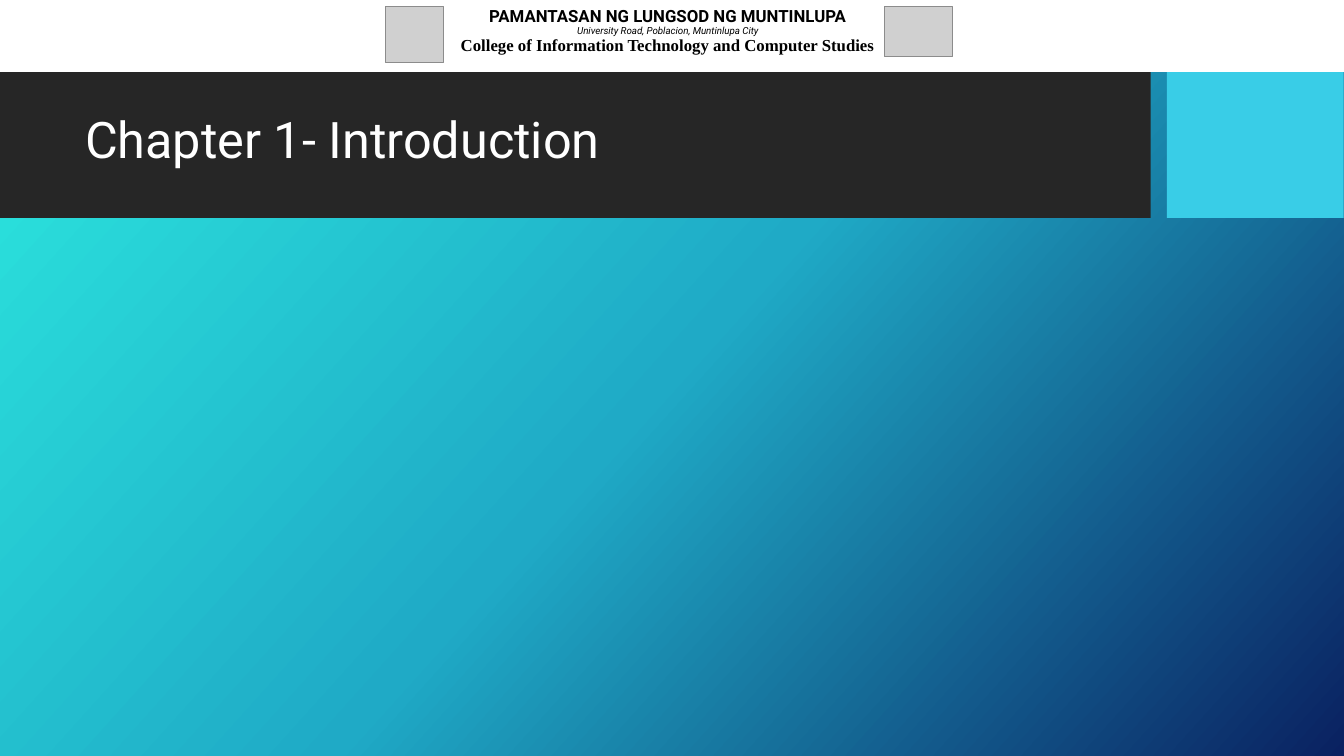
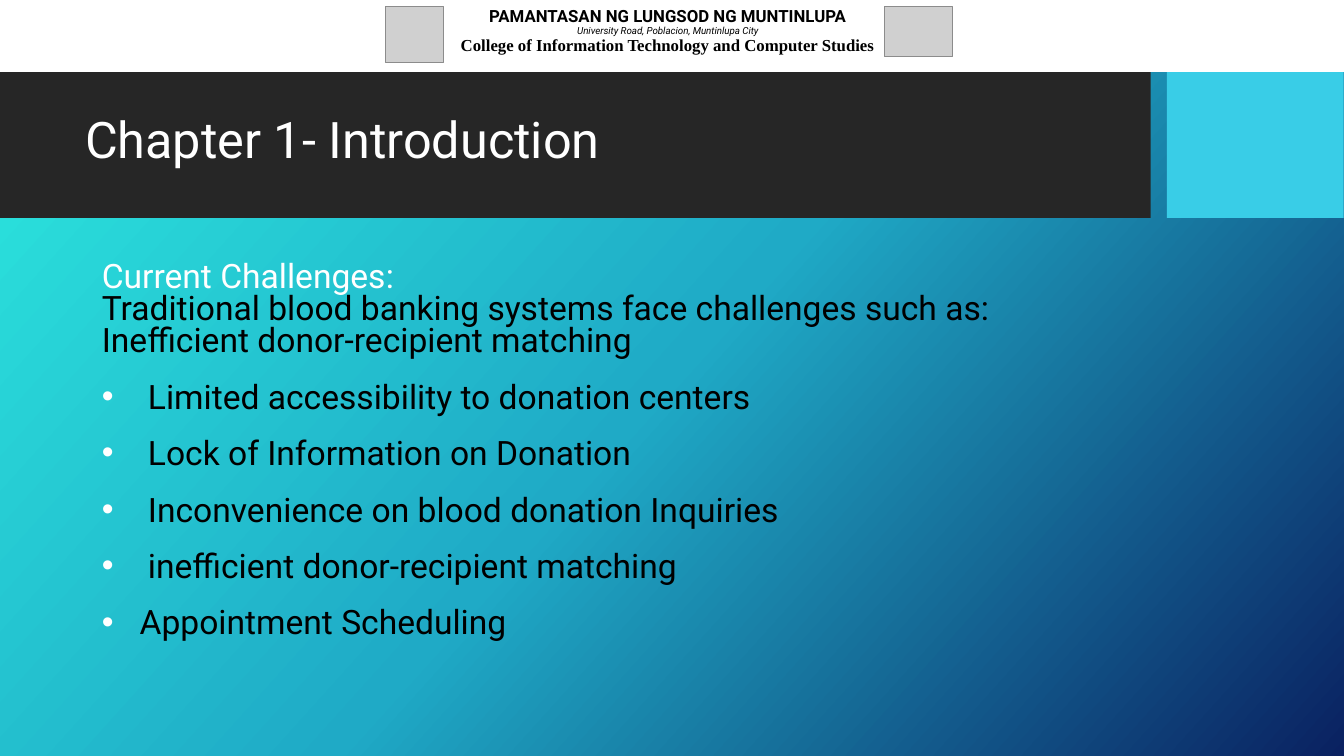
Before and after one commit to JcFaderanga/capstoneRepo, a slide deck: slide 2 of Proposal Defense - Presentation Slide Format.pptx. Drawn at 1344x756 pixels with LibreOffice and Linux fonts; fonts in the diff are those of the drawing; grey boxes stand for pictures; background and template pictures are left out. Boxes give left, top, right and bottom in pixels: in the first picture for what was removed or moved away, otherwise in the second. Text is boxed around its words. In the diff, an @@ line names an element or a change of style, - is before the commit and + after.

Commit message:
updated PPT

```diff
--- a/Proposal Defense - Presentation Slide Format.pptx
+++ b/Proposal Defense - Presentation Slide Format.pptx
@@ text added at (102,262,989,641), 24 pt, text #000000 @@
+Current Challenges:
+Traditional blood banking systems face challenges such as: Inefficient donor-recipient matching
+• Limited accessibility to donation centers
+• Lock of Information on Donation
+• Inconvenience on blood donation Inquiries
+• inefficient donor-recipient matching
+• Appointment Scheduling
```
Also in this commit, not shown: 3 other slides changed.
